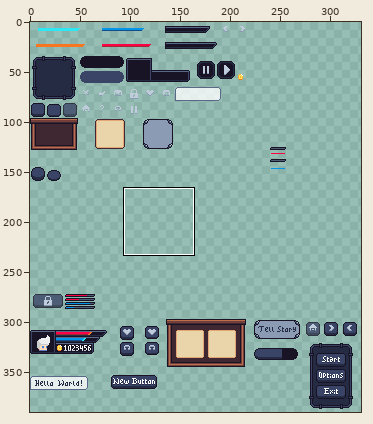
Two versions of one sprite sheet, Assets/Sprites/UI/GUI.png. The first picture is a wide view before the edit; the outline marks the close-up.
Close-up. Before:
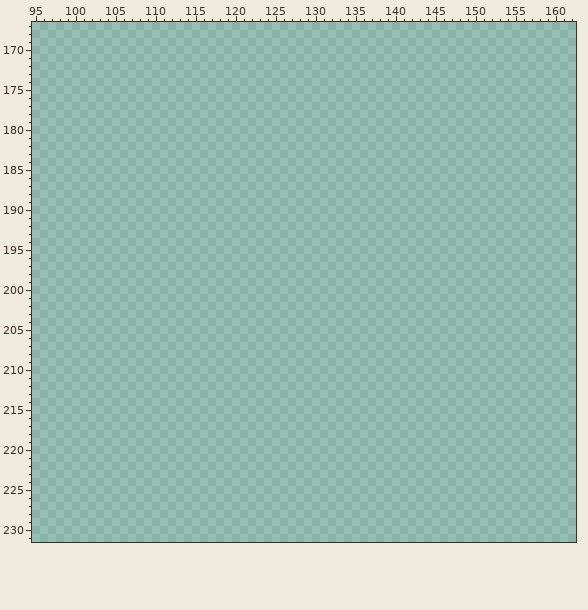
The file is 333x390 pixels. Shown: x 95..162, y 167..231. The wide view leaves out empty margins.
New version:
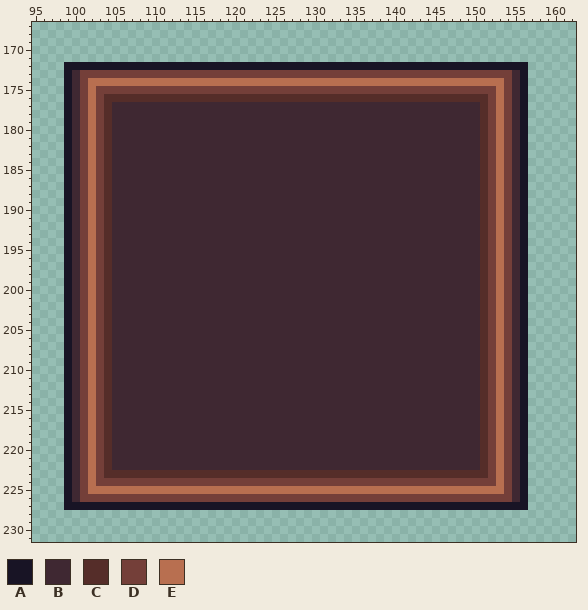
Palette (. is transparent): A #181425  B #3f2832  C #552d29  D #743f39  E #b86f50
Diff:
Changed rows in their new state; - is an unchanged pixel.
first column x 99:
172 AAAAAAAAAAAAAAAAAAAAAAAAAAAAAAAAAAAAAAAAAAAAAAAAAAAAAAAAAA
173 ABDDDDDDDDDDDDDDDDDDDDDDDDDDDDDDDDDDDDDDDDDDDDDDDDDDDDDDBA
174 ABDEEEEEEEEEEEEEEEEEEEEEEEEEEEEEEEEEEEEEEEEEEEEEEEEEEEEDBA
175 ABDEDDDDDDDDDDDDDDDDDDDDDDDDDDDDDDDDDDDDDDDDDDDDDDDDDDEDBA
176 ABDEDCCCCCCCCCCCCCCCCCCCCCCCCCCCCCCCCCCCCCCCCCCCCCCCCDEDBA
177 ABDEDCBBBBBBBBBBBBBBBBBBBBBBBBBBBBBBBBBBBBBBBBBBBBBBCDEDBA
178 ABDEDCBBBBBBBBBBBBBBBBBBBBBBBBBBBBBBBBBBBBBBBBBBBBBBCDEDBA
179 ABDEDCBBBBBBBBBBBBBBBBBBBBBBBBBBBBBBBBBBBBBBBBBBBBBBCDEDBA
180 ABDEDCBBBBBBBBBBBBBBBBBBBBBBBBBBBBBBBBBBBBBBBBBBBBBBCDEDBA
181 ABDEDCBBBBBBBBBBBBBBBBBBBBBBBBBBBBBBBBBBBBBBBBBBBBBBCDEDBA
182 ABDEDCBBBBBBBBBBBBBBBBBBBBBBBBBBBBBBBBBBBBBBBBBBBBBBCDEDBA
183 ABDEDCBBBBBBBBBBBBBBBBBBBBBBBBBBBBBBBBBBBBBBBBBBBBBBCDEDBA
184 ABDEDCBBBBBBBBBBBBBBBBBBBBBBBBBBBBBBBBBBBBBBBBBBBBBBCDEDBA
185 ABDEDCBBBBBBBBBBBBBBBBBBBBBBBBBBBBBBBBBBBBBBBBBBBBBBCDEDBA
186 ABDEDCBBBBBBBBBBBBBBBBBBBBBBBBBBBBBBBBBBBBBBBBBBBBBBCDEDBA
187 ABDEDCBBBBBBBBBBBBBBBBBBBBBBBBBBBBBBBBBBBBBBBBBBBBBBCDEDBA
188 ABDEDCBBBBBBBBBBBBBBBBBBBBBBBBBBBBBBBBBBBBBBBBBBBBBBCDEDBA
189 ABDEDCBBBBBBBBBBBBBBBBBBBBBBBBBBBBBBBBBBBBBBBBBBBBBBCDEDBA
190 ABDEDCBBBBBBBBBBBBBBBBBBBBBBBBBBBBBBBBBBBBBBBBBBBBBBCDEDBA
191 ABDEDCBBBBBBBBBBBBBBBBBBBBBBBBBBBBBBBBBBBBBBBBBBBBBBCDEDBA
192 ABDEDCBBBBBBBBBBBBBBBBBBBBBBBBBBBBBBBBBBBBBBBBBBBBBBCDEDBA
193 ABDEDCBBBBBBBBBBBBBBBBBBBBBBBBBBBBBBBBBBBBBBBBBBBBBBCDEDBA
194 ABDEDCBBBBBBBBBBBBBBBBBBBBBBBBBBBBBBBBBBBBBBBBBBBBBBCDEDBA
195 ABDEDCBBBBBBBBBBBBBBBBBBBBBBBBBBBBBBBBBBBBBBBBBBBBBBCDEDBA
196 ABDEDCBBBBBBBBBBBBBBBBBBBBBBBBBBBBBBBBBBBBBBBBBBBBBBCDEDBA
197 ABDEDCBBBBBBBBBBBBBBBBBBBBBBBBBBBBBBBBBBBBBBBBBBBBBBCDEDBA
198 ABDEDCBBBBBBBBBBBBBBBBBBBBBBBBBBBBBBBBBBBBBBBBBBBBBBCDEDBA
199 ABDEDCBBBBBBBBBBBBBBBBBBBBBBBBBBBBBBBBBBBBBBBBBBBBBBCDEDBA
200 ABDEDCBBBBBBBBBBBBBBBBBBBBBBBBBBBBBBBBBBBBBBBBBBBBBBCDEDBA
201 ABDEDCBBBBBBBBBBBBBBBBBBBBBBBBBBBBBBBBBBBBBBBBBBBBBBCDEDBA
202 ABDEDCBBBBBBBBBBBBBBBBBBBBBBBBBBBBBBBBBBBBBBBBBBBBBBCDEDBA
203 ABDEDCBBBBBBBBBBBBBBBBBBBBBBBBBBBBBBBBBBBBBBBBBBBBBBCDEDBA
204 ABDEDCBBBBBBBBBBBBBBBBBBBBBBBBBBBBBBBBBBBBBBBBBBBBBBCDEDBA
205 ABDEDCBBBBBBBBBBBBBBBBBBBBBBBBBBBBBBBBBBBBBBBBBBBBBBCDEDBA
206 ABDEDCBBBBBBBBBBBBBBBBBBBBBBBBBBBBBBBBBBBBBBBBBBBBBBCDEDBA
207 ABDEDCBBBBBBBBBBBBBBBBBBBBBBBBBBBBBBBBBBBBBBBBBBBBBBCDEDBA
208 ABDEDCBBBBBBBBBBBBBBBBBBBBBBBBBBBBBBBBBBBBBBBBBBBBBBCDEDBA
209 ABDEDCBBBBBBBBBBBBBBBBBBBBBBBBBBBBBBBBBBBBBBBBBBBBBBCDEDBA
210 ABDEDCBBBBBBBBBBBBBBBBBBBBBBBBBBBBBBBBBBBBBBBBBBBBBBCDEDBA
211 ABDEDCBBBBBBBBBBBBBBBBBBBBBBBBBBBBBBBBBBBBBBBBBBBBBBCDEDBA
212 ABDEDCBBBBBBBBBBBBBBBBBBBBBBBBBBBBBBBBBBBBBBBBBBBBBBCDEDBA
213 ABDEDCBBBBBBBBBBBBBBBBBBBBBBBBBBBBBBBBBBBBBBBBBBBBBBCDEDBA
214 ABDEDCBBBBBBBBBBBBBBBBBBBBBBBBBBBBBBBBBBBBBBBBBBBBBBCDEDBA
215 ABDEDCBBBBBBBBBBBBBBBBBBBBBBBBBBBBBBBBBBBBBBBBBBBBBBCDEDBA
216 ABDEDCBBBBBBBBBBBBBBBBBBBBBBBBBBBBBBBBBBBBBBBBBBBBBBCDEDBA
217 ABDEDCBBBBBBBBBBBBBBBBBBBBBBBBBBBBBBBBBBBBBBBBBBBBBBCDEDBA
218 ABDEDCBBBBBBBBBBBBBBBBBBBBBBBBBBBBBBBBBBBBBBBBBBBBBBCDEDBA
219 ABDEDCBBBBBBBBBBBBBBBBBBBBBBBBBBBBBBBBBBBBBBBBBBBBBBCDEDBA
220 ABDEDCBBBBBBBBBBBBBBBBBBBBBBBBBBBBBBBBBBBBBBBBBBBBBBCDEDBA
221 ABDEDCBBBBBBBBBBBBBBBBBBBBBBBBBBBBBBBBBBBBBBBBBBBBBBCDEDBA
222 ABDEDCBBBBBBBBBBBBBBBBBBBBBBBBBBBBBBBBBBBBBBBBBBBBBBCDEDBA
223 ABDEDCCCCCCCCCCCCCCCCCCCCCCCCCCCCCCCCCCCCCCCCCCCCCCCCDEDBA
224 ABDEDDDDDDDDDDDDDDDDDDDDDDDDDDDDDDDDDDDDDDDDDDDDDDDDDDEDBA
225 ABDEEEEEEEEEEEEEEEEEEEEEEEEEEEEEEEEEEEEEEEEEEEEEEEEEEEEDBA
226 ABDDDDDDDDDDDDDDDDDDDDDDDDDDDDDDDDDDDDDDDDDDDDDDDDDDDDDDBA
227 AAAAAAAAAAAAAAAAAAAAAAAAAAAAAAAAAAAAAAAAAAAAAAAAAAAAAAAAAA
